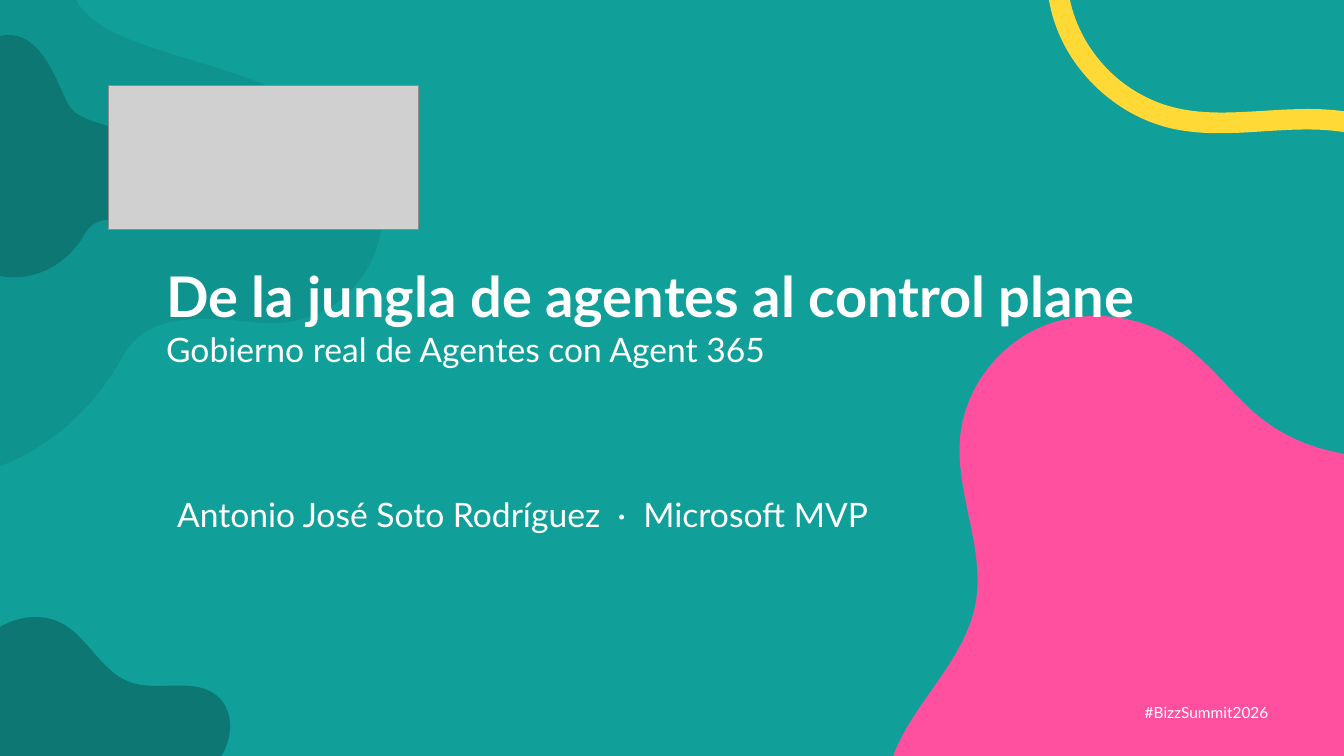
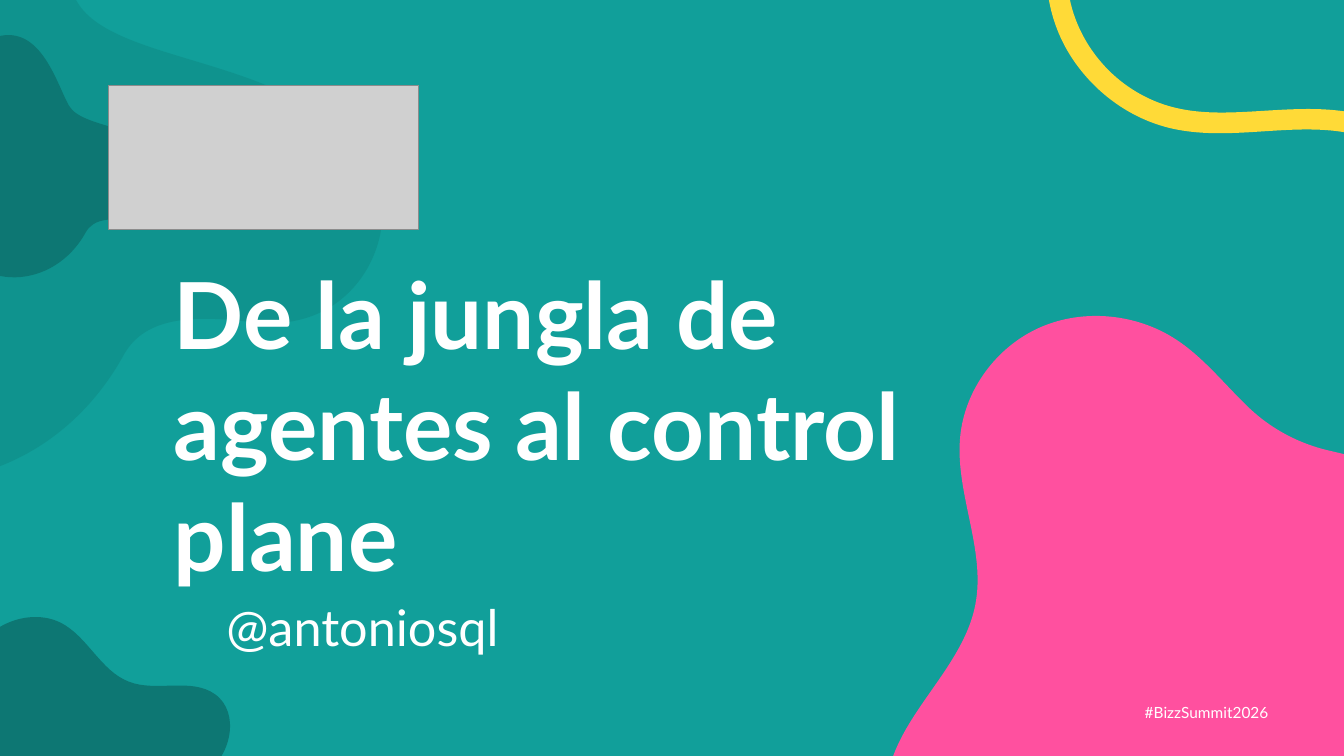
Before and after one commit to antoniosql/materiales-sesiones, a slide deck: slide 1 of BizzSummit/2026/01_trabajo/BizzSummit2026_De_la_jungla_al_control_plane.pptx. Drawn at 1344x756 pixels with LibreOffice and Linux fonts; fonts in the diff are those of the drawing; grey boxes stand for pictures. Boxes give left, top, right and bottom in pixels: in the first picture for what was removed or moved away, otherwise in the second. Text is boxed around its words. In the diff, an @@ line names an element or a change of style, - is before the commit and + after.

```diff
--- a/BizzSummit/2026/01_trabajo/BizzSummit2026_De_la_jungla_al_control_plane.pptx
+++ b/BizzSummit/2026/01_trabajo/BizzSummit2026_De_la_jungla_al_control_plane.pptx
@@ text "De la jungla de agentes ..." moved from (x1=166, y1=275, x2=1134, y2=368) to (x1=174, y1=280, x2=900, y2=587) @@
@@ text "De la jungla de agentes ..." at (x1=174, y1=280, x2=900, y2=587): size 40 to 66 pt @@
@@ text at (x1=166, y1=337, x2=764, y2=368): paragraph removed @@
-Gobierno real de Agentes con Agent 365
@@ text at (x1=226, y1=609, x2=498, y2=654): text changed; size 24 to 36 pt @@
-Antonio José Soto Rodríguez · Microsoft MVP
+@antoniosql
```
Also in this commit, not shown: 7 other slides changed, 10 slides added.
